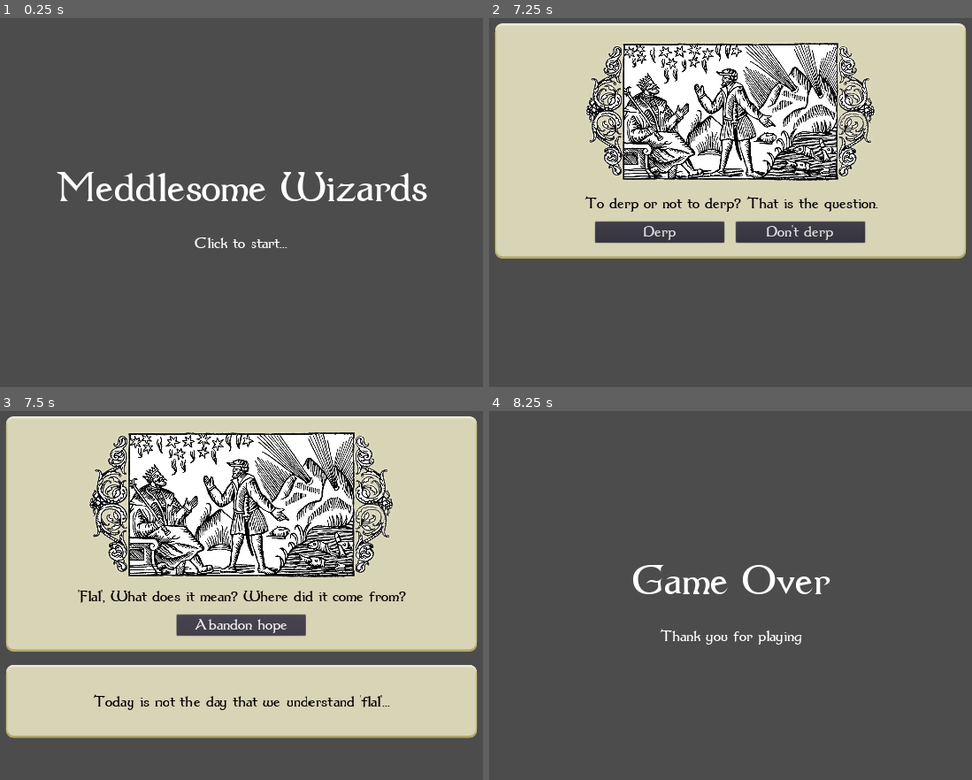
Above: before the commit, frames 1-4 (two rows, left to right).
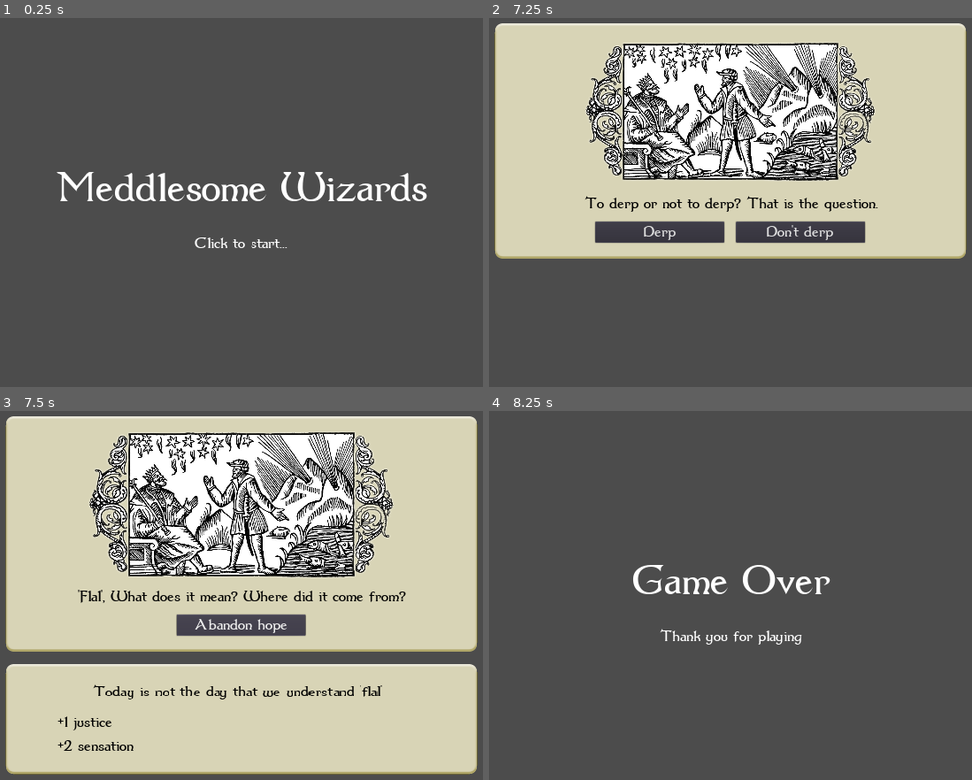
Above: after the commit, the same moments.

Repository: wilbefast/MeddlesomeMages
Game: Godot game, scene res://scenes/Main.tscn
Two runs of this game, one before a commit and one after it. Both use one fixed random seed, a clock stepped at 60 frames per second and the inputs below.
Inputs (mouse positions are in pixels of both pictures, inside the frame that each line leads up to):
- Up to frame 1 (0.25 s): no input
- Up to frame 2 (7.25 s): tap Enter at 0.5, 3.5, 6.5 s; click (730, 206) at 0.67 s; click "Abandon hope" at 1.25 s; click "Derp" at 2 s; tap Space at 2.75, 5.75 s; move the mouse to (730, 206) at 2.77 s; click (730, 206) at 2.92 s; move the mouse to (802, 121) at 3.52 s; click (802, 121) at 3.67 s; click "Don't derp" at 4.25 s; click "Abandon hope" at 5 s; move the mouse to (696, 287) at 5.77 s; click (696, 287) at 5.92 s; move the mouse to (943, 268) at 6.52 s; click (943, 268) at 6.67 s
- Up to frame 3 (7.5 s): click "Derp" at 7.25 s
- Up to frame 4 (8.25 s): click "Abandon hope" at 8 s

Frames 1-2 are identical in both runs. In frame 3, 12% of the frame differs, in the area x 1-99%, y 68-99%; in frame 4, nothing differs.

Commit message:
dynamic tooltips

Diff:
--- /dev/null
+++ b/GodotProject/scenes/AttributeModifierLabel.tscn
@@ -0,0 +1,20 @@
+[gd_scene load_steps=3 format=2]
+
+[ext_resource path="res://fonts/dum1.ttf" type="DynamicFontData" id=1]
+
+[sub_resource type="DynamicFont" id=1]
+size = 48
+font_data = ExtResource( 1 )
+
+[node name="AttributeModifierLabel" type="Label"]
+margin_right = 1000.0
+margin_bottom = 50.0
+rect_min_size = Vector2( 1000, 0 )
+custom_fonts/font = SubResource( 1 )
+custom_colors/font_color = Color( 0, 0, 0, 1 )
+text = "+X Dolorem"
+valign = 1
+autowrap = true
+__meta__ = {
+"_edit_use_anchors_": false
+}
--- a/GodotProject/scenes/OptionTooltip.tscn
+++ b/GodotProject/scenes/OptionTooltip.tscn
@@ -15,26 +15,23 @@
 margin_right = 640.0
 script = ExtResource( 3 )
 __meta__ = {
+"_edit_group_": true,
 "_edit_use_anchors_": false
 }
-tooltip_label = NodePath("CenterContainer/TooltipLabel")
+tooltip_label = NodePath("CenterContainer/VBoxContainer/TooltipLabel")
+attribute_modifier_container = NodePath("CenterContainer/VBoxContainer/AttributeModifierContainer")
 
 [node name="CenterContainer" type="CenterContainer" parent="."]
-anchor_left = 0.5
-anchor_right = 0.5
-margin_left = -640.0
-margin_right = 640.0
-margin_bottom = 205.0
+margin_right = 40.0
+margin_bottom = 40.0
 __meta__ = {
-"_edit_group_": true,
 "_edit_use_anchors_": false
 }
 
 [node name="NinePatchRect" type="NinePatchRect" parent="CenterContainer"]
-margin_top = 2.0
 margin_right = 1280.0
-margin_bottom = 202.0
-rect_min_size = Vector2( 1280, 200 )
+margin_bottom = 300.0
+rect_min_size = Vector2( 1280, 300 )
 texture = ExtResource( 2 )
 region_rect = Rect2( 0, 0, 130, 130 )
 patch_margin_left = 99
@@ -45,18 +42,32 @@
 "_edit_use_anchors_": false
 }
 
-[node name="TooltipLabel" type="Label" parent="CenterContainer"]
+[node name="VBoxContainer" type="VBoxContainer" parent="CenterContainer"]
 margin_left = 140.0
-margin_top = 51.0
+margin_top = 82.0
 margin_right = 1140.0
-margin_bottom = 154.0
+margin_bottom = 217.0
+custom_constants/separation = 32
+__meta__ = {
+"_edit_use_anchors_": false
+}
+
+[node name="TooltipLabel" type="Label" parent="CenterContainer/VBoxContainer"]
+margin_right = 1000.0
+margin_bottom = 103.0
 rect_min_size = Vector2( 1000, 0 )
 custom_fonts/font = SubResource( 1 )
 custom_colors/font_color = Color( 0, 0, 0, 1 )
-text = "One day this tooltip will contain useful information. This is not that day."
+text = "Neque porro quisquam est qui dolorem ipsum quia dolor sit amet, consectetur, adipisci velit..."
 align = 1
 valign = 1
 autowrap = true
 __meta__ = {
 "_edit_use_anchors_": false
 }
+
+[node name="AttributeModifierContainer" type="VBoxContainer" parent="CenterContainer/VBoxContainer"]
+margin_top = 135.0
+margin_right = 1000.0
+margin_bottom = 135.0
+custom_constants/separation = 16
--- a/GodotProject/scripts/Dilemma.gd
+++ b/GodotProject/scripts/Dilemma.gd
@@ -1,6 +1,6 @@
 extends Control
 
-const OPTION = preload("res://scenes/Option.tscn")
+const Option = preload("res://scenes/Option.tscn")
 
 signal on_resolved(option)
 
@@ -19,14 +19,14 @@
 	# Set options
 	var option_container_node = get_node(option_container)
 	for option_data in dilemma_data.options:
-		var option = OPTION.instance()
+		var option = Option.instance()
 		option_container_node.add_child(option)
 		option.option_data = option_data
 		option.connect("on_chosen", self, "chose_option")
 		option.connect("on_tooltipped", option_tooltip_node, "show_option")
 
-func chose_option(optionData):
+func chose_option(option_data):
 	var option_container_node = get_node(option_container)
 	for option in option_container_node.get_children():
 		option.queue_free()
-	emit_signal("on_resolved", optionData)
+	emit_signal("on_resolved", option_data)
--- a/GodotProject/scripts/OptionTooltip.gd
+++ b/GodotProject/scripts/OptionTooltip.gd
@@ -1,6 +1,9 @@
 extends Control
 
+const AttributeModifierLabel = preload("res://scenes/AttributeModifierLabel.tscn")
+
 export(NodePath) var tooltip_label
+export(NodePath) var attribute_modifier_container
 
 var option_data : OptionData = null
 
@@ -9,9 +12,27 @@
 
 func show_option(new_option_data : OptionData, do_show : bool = true):
 	if do_show and new_option_data != null:
+		# Tooltip description
 		option_data = new_option_data
 		get_node(tooltip_label).text = option_data.tooltip
+
+		# Tooltip breakdown
+		var attitude_modifier_container_node = get_node(attribute_modifier_container)
+		for attribute in option_data.attribute_modifiers:
+			var modifier_label = AttributeModifierLabel.instance()
+			attitude_modifier_container_node.add_child(modifier_label)
+
+			var modifier_value = option_data.attribute_modifiers[attribute]
+			assert(modifier_value != 0)
+			if modifier_value > 0:
+				modifier_label.text = "+" + str(modifier_value) + " " + attribute
+			elif modifier_value < 0:
+				modifier_label.text = "-" + str(modifier_value) + " " + attribute
+		# all done, show it off
 		show()
 	else:
 		option_data = null
+		var attitude_modifier_container_node = get_node(attribute_modifier_container)
+		for attitude_modifier_label in attitude_modifier_container_node.get_children():
+			attitude_modifier_label.queue_free()
 		hide()
